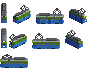
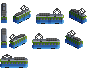
Layers edited between the first and the second 87x68 image:
hid "lights", painted on it over [3, 12, 86, 47]
added layer "windows" above "door_ind" over [1, 12, 86, 64]
added layer "door_ind" above "2cc" over [17, 12, 82, 24]
painted on "2cc" over [0, 11, 87, 68]
